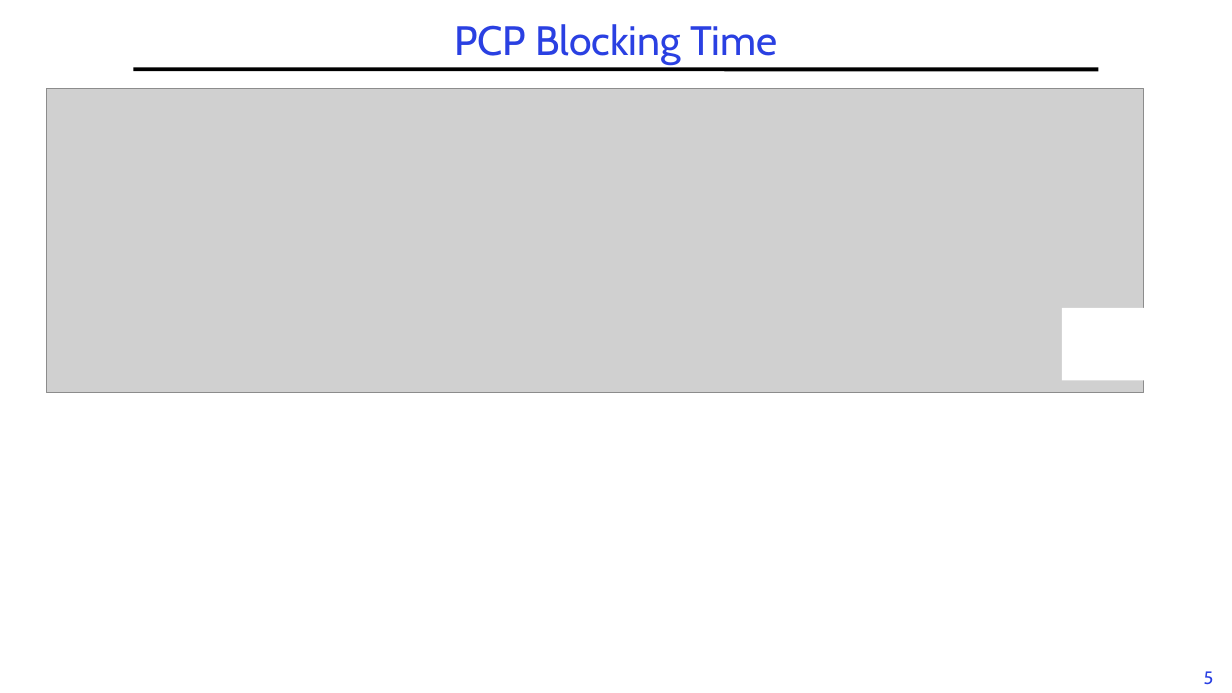
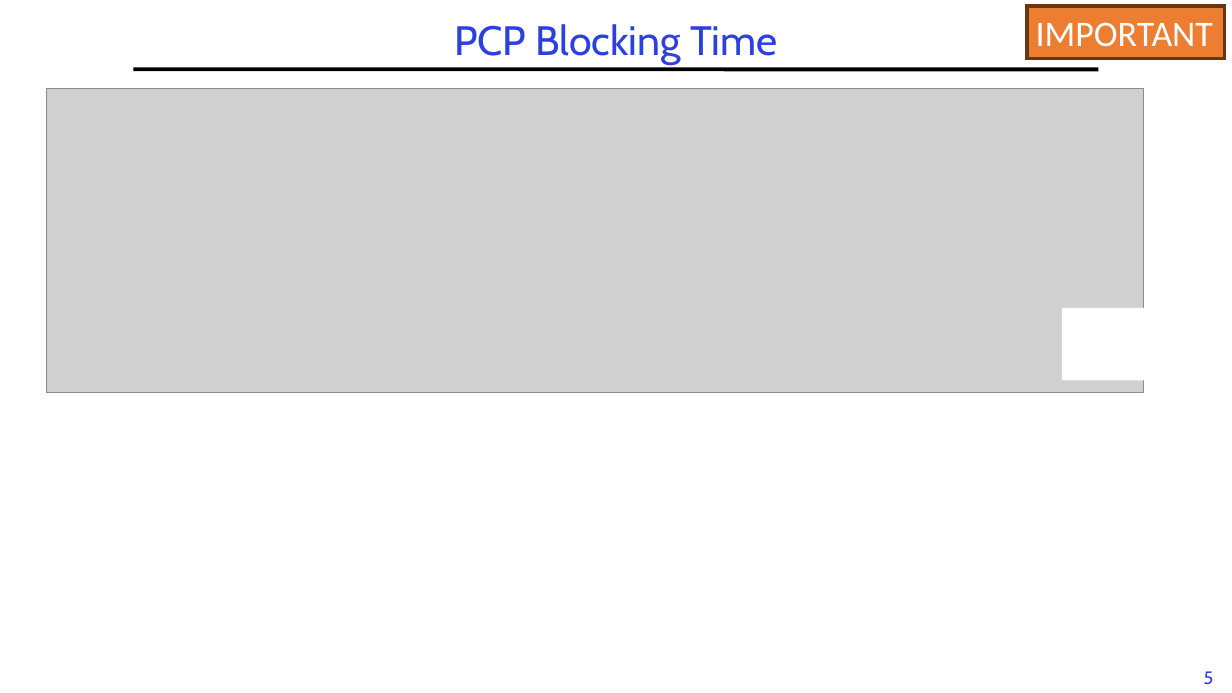
Before and after one commit to guhofstra/CSC256Fa25, a slide deck: slide 50 of PPTs/L6-RTScheduling II.pptx. Drawn at 1232x693 pixels with LibreOffice and Linux fonts; fonts in the diff are those of the drawing; grey boxes stand for pictures. Boxes give left, top, right and bottom in pixels: in the first picture for what was removed or moved away, otherwise in the second. Text is boxed around its words. In the diff, an @@ line names an element or a change of style, - is before the commit and + after.

```diff
--- a/PPTs/L6-RTScheduling II.pptx
+++ b/PPTs/L6-RTScheduling II.pptx
@@ rectangle added at [1027, 6, 1225, 58], fill #ED7D31, outline #683715 3 pt, 28 pt, text #FFFFFF @@
+IMPORTANT
```
Also in this commit, not shown: 1 slide removed, 6 other files.
